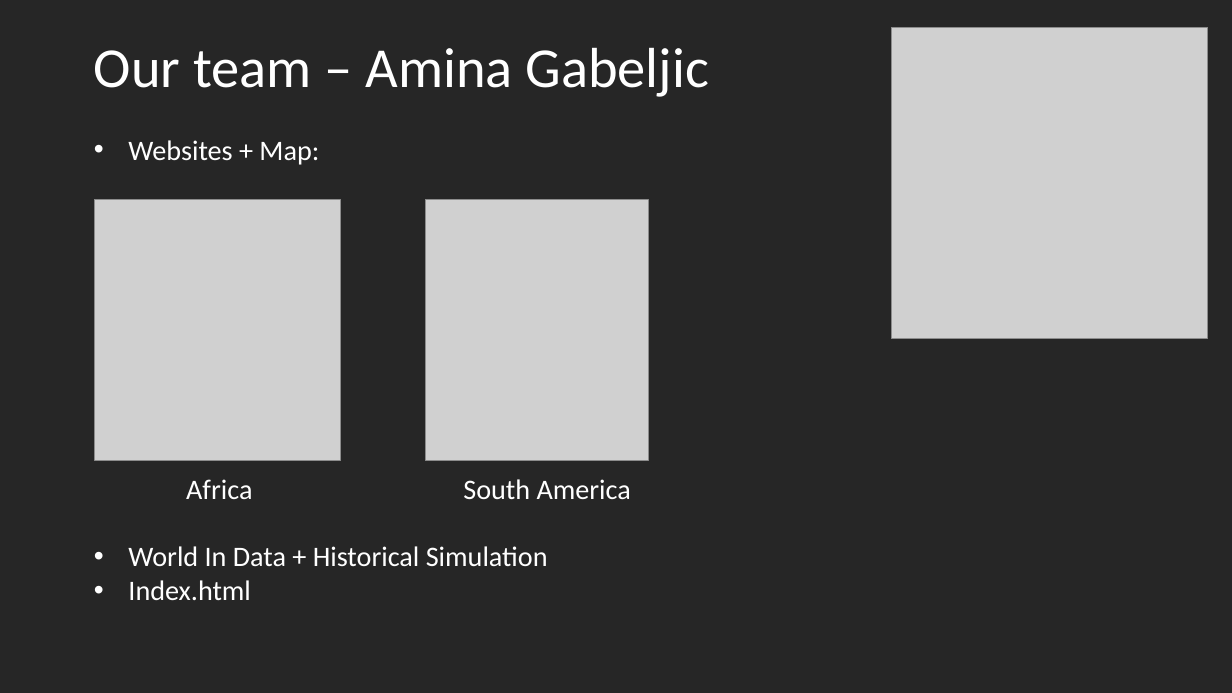
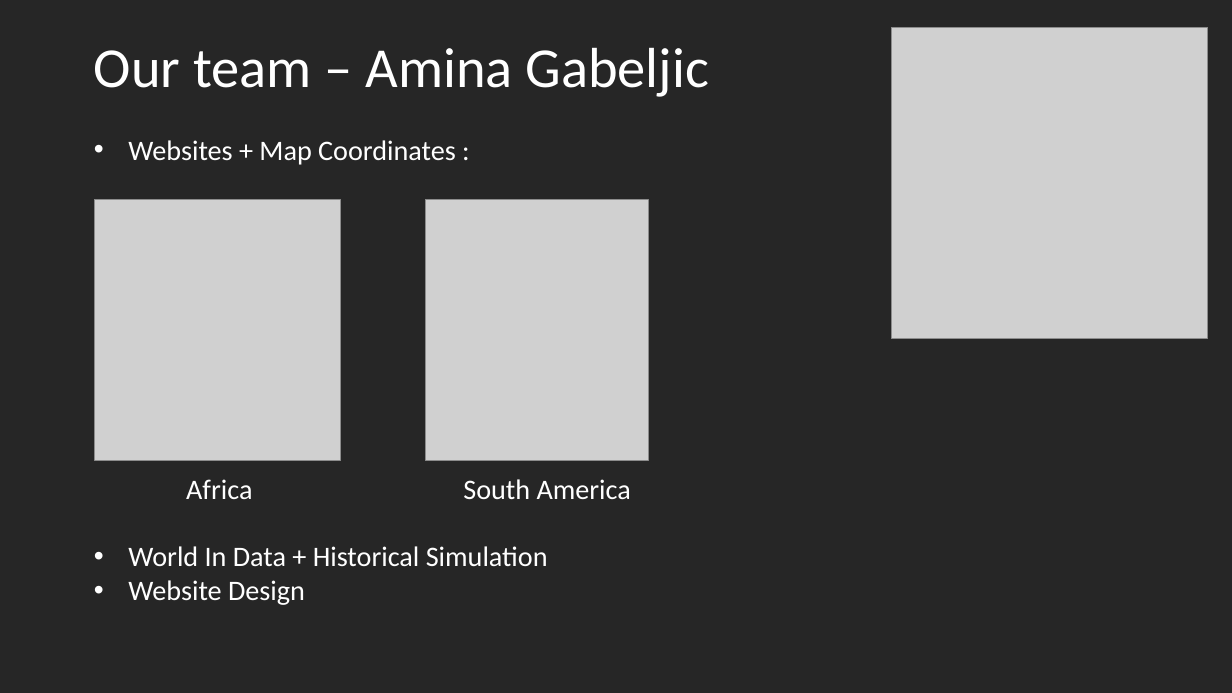
Before and after one commit to WMC-AHIF-2021/WorldTour, a slide deck: slide 3 of WorldTour.pptx. Drawn at 1232x693 pixels with LibreOffice and Linux fonts; fonts in the diff are those of the drawing; grey boxes stand for pictures. Boxes give left, top, right and bottom in pixels: in the first picture for what was removed or moved away, otherwise in the second. Text is boxed around its words. In the diff, an @@ line names an element or a change of style, - is before the commit and + after.

```diff
--- a/WorldTour.pptx
+++ b/WorldTour.pptx
@@ text at box(128, 140, 456, 165): text changed @@
-• Websites + Map:
+• Websites + Map Coordinates :
@@ text at box(128, 580, 305, 605): text changed @@
-• Index.html
+• Website Design
```
Also in this commit, not shown: 3 other slides changed.
